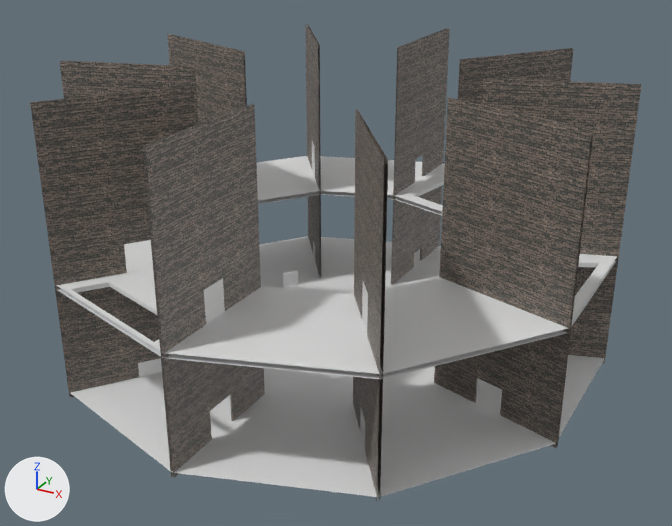
Before and after pictures for a commit that changed the Blender file untitled/素材/ステージ/AllStage.blend.
The view is the same before and after, from a 50 mm lens placed at (587.0, -1064.0, 646.0), pointed at (14.0, -23.0, 125.0). The axes (+X, +Y, +Z) are drawn at lower left. The lights are the same throughout.

Objects in the first picture: 'F1_Floor', 'F2_Floor', 'FieldSide', 'Model_Door_1', 'Model_Door_2', 'Model_Door_4', 'Model_LDoor_3', 'Model_RDoor_3', 'Model_RastDoor', 'Wall_2'.
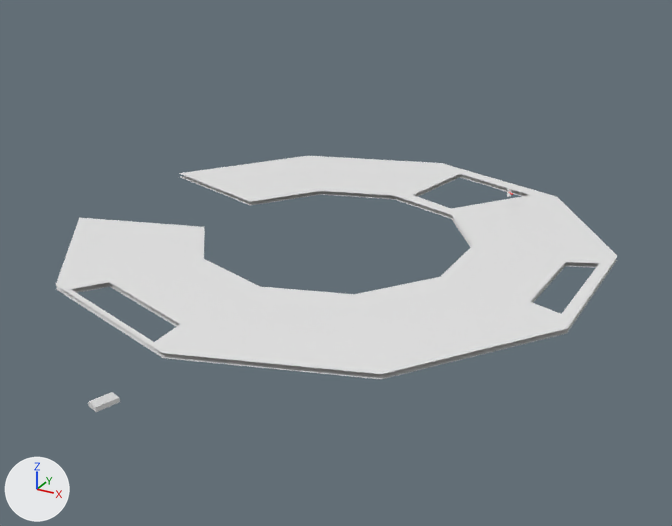
Boxes (x1, y1, x2, y2) around the edits, measured in the pictures (672 x 526 px):
```json
{"object": "Wall_2", "change": "hidden", "before": [30, 24, 641, 501]}
{"object": "F1_Floor", "change": "hidden", "before": [71, 236, 605, 497]}
{"object": "Model_Door_2", "change": "hidden", "before": [204, 278, 225, 324]}
{"object": "FieldSide", "change": "hidden", "before": [71, 181, 599, 315]}
{"object": "GrowingFloor", "change": "added", "after": [88, 392, 120, 412]}
{"object": "Model_Door_1", "change": "hidden", "before": [362, 282, 368, 333]}
{"object": "Model_RastDoor", "change": "hidden", "before": [283, 270, 298, 287]}
{"object": "Model_RDoor_3", "change": "hidden", "before": [138, 361, 151, 377]}
{"object": "Model_LDoor_3", "change": "hidden", "before": [149, 358, 162, 374]}
{"object": "Model_Door_4", "change": "hidden", "before": [360, 409, 365, 449]}
```

Edits to the scene script, one JSON object a line:
```json
{"op": "add", "block": "mat_growingfloor", "code": ["mat_growingfloor = principled_material('GrowingFloor')", "mat_growingfloor.base_color = (0.8, 0.8, 0.8)  # white #e7e7e7"]}
{"op": "add", "block": "me_立方体", "code": ["me_立方体 = bpy.data.meshes.new('立方体')", "me_立方体.from_pydata(...)  # a box spanning x -1.0..1.0, y -1.0..1.0, z -1.0..1.0", "me_立方体.materials.append(mat_growingfloor)  # its picture is missing"]}
{"op": "add", "block": "ob_f1_floor", "code": "ob_f1_floor.hide_set(True)"}
{"op": "add", "block": "ob_wall_2", "code": "ob_wall_2.hide_set(True)"}
{"op": "add", "block": "ob_fieldside", "code": "ob_fieldside.hide_set(True)"}
{"op": "add", "block": "ob_model_door_1", "code": "ob_model_door_1.hide_set(True)  # its collection is switched off"}
{"op": "add", "block": "ob_model_door_2", "code": "ob_model_door_2.hide_set(True)  # its collection is switched off"}
{"op": "add", "block": "ob_model_ldoor_3", "code": "ob_model_ldoor_3.hide_set(True)  # its collection is switched off"}
{"op": "add", "block": "ob_model_rastdoor", "code": "ob_model_rastdoor.hide_set(True)  # its collection is switched off"}
{"op": "add", "block": "ob_model_rdoor_3", "code": "ob_model_rdoor_3.hide_set(True)  # its collection is switched off"}
{"op": "add", "block": "ob_model_door_4", "code": "ob_model_door_4.hide_set(True)  # its collection is switched off"}
{"op": "add", "block": "ob_model_door_5", "code": "ob_model_door_5.hide_set(True)  # its collection is switched off"}
{"op": "add", "block": "ob_growingfloor", "code": ["ob_growingfloor = bpy.data.objects.new('GrowingFloor', me_立方体)", "ob_growingfloor.location = (-156.0, -321.0, 12.0)", "ob_growingfloor.rotation_euler = (0.0, 0.0, -0.314)  # degrees (0, 0, -18)", "ob_growingfloor.scale = (9.1, 16.9, 3.48)"]}
```
